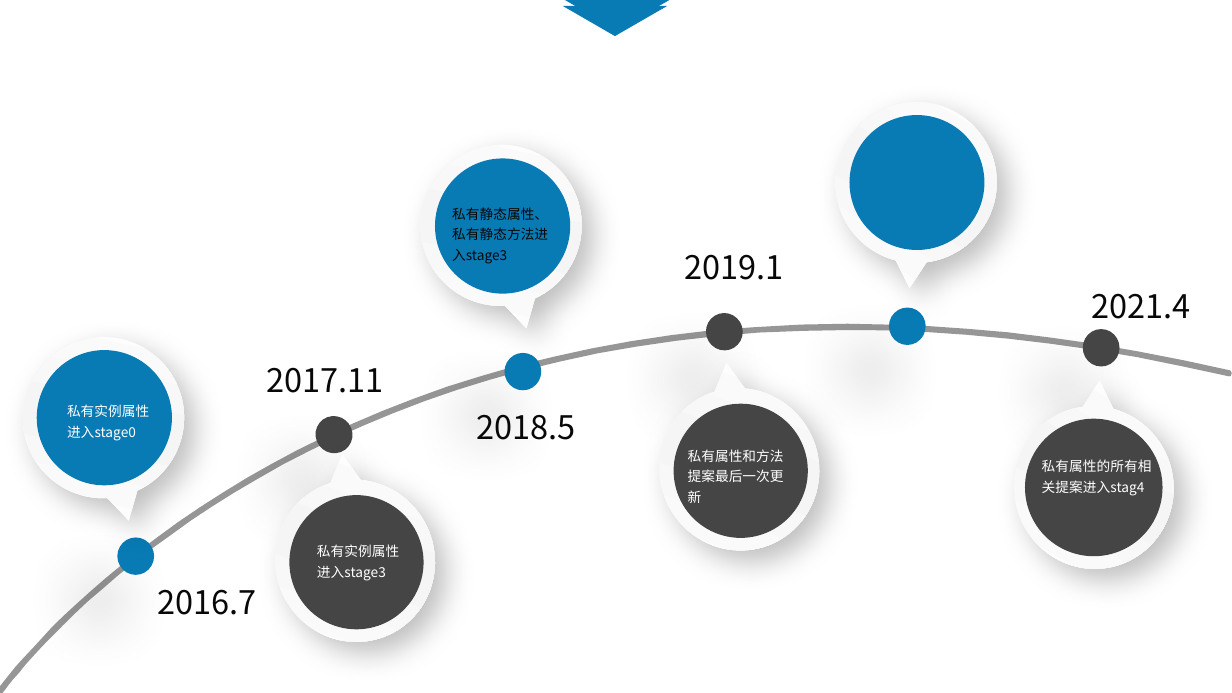
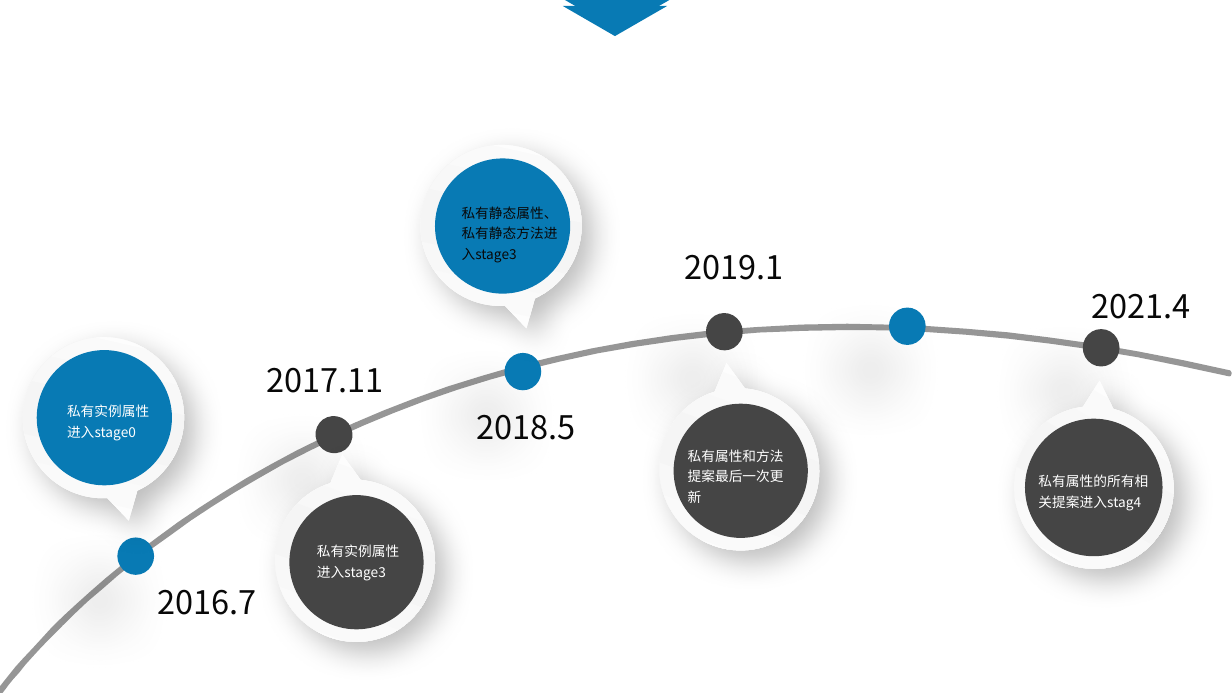
Before and after one commit to touchpillow/ts-demo, a slide deck: slide 6 of ts-分享.pptx. Drawn at 1232x693 pixels with LibreOffice and Linux fonts; fonts in the diff are those of the drawing. Boxes give left, top, right and bottom in pixels: in the first picture for what was removed or moved away, otherwise in the second. Text is boxed around its words. In the diff, an @@ line names an element or a change of style, - is before the commit and + after.

```diff
--- a/ts-分享.pptx
+++ b/ts-分享.pptx
@@ speech bubble removed at [817, 84, 1015, 282] @@
@@ ellipse removed at [850, 115, 986, 250] @@
@@ text "私有静态属性、私有静态方法进入stage3": place and size @@
-text "私有静态属性、私有静态方法进入stage3" at [452, 207, 548, 264]
+text "私有静态属性、私有静态方法进入stage3" at [462, 206, 558, 263]
@@ text "私有属性的所有相关提案进入stag4": place and size @@
-text "私有属性的所有相关提案进入stag4" at [1042, 459, 1152, 496]
+text "私有属性的所有相关提案进入stag4" at [1038, 474, 1148, 511]
```
Also in this commit, not shown: 7 other slides changed, 1 slide added, 7 other files.
